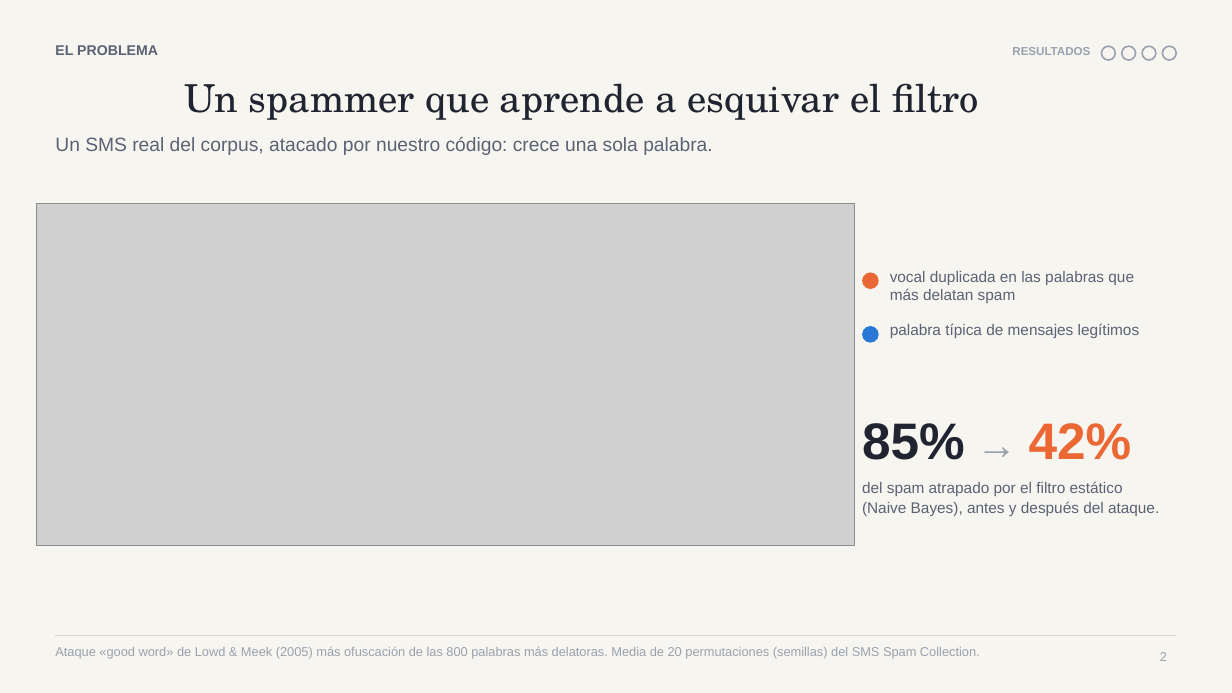
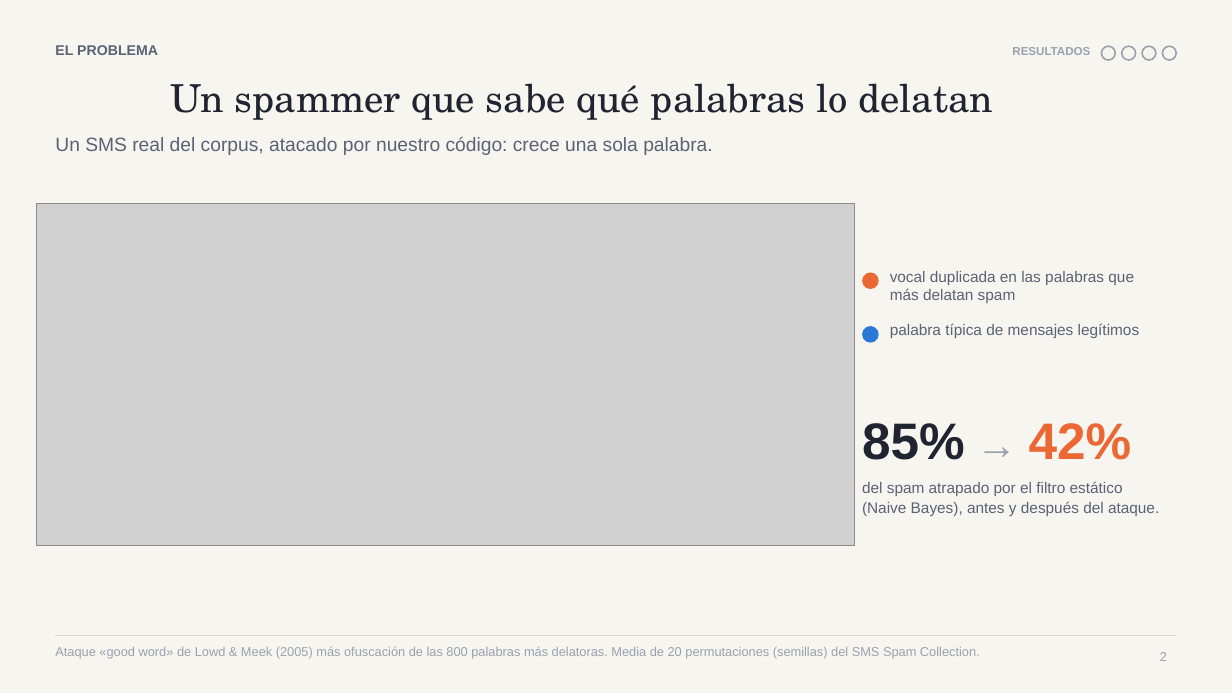
Before and after one commit to pmdiaz/spam-detection-hedge, a slide deck: slide 2 of presentacion/combinar_o_reentrenar v2.pptx. Drawn at 1232x693 pixels with LibreOffice and Linux fonts; fonts in the diff are those of the drawing; grey boxes stand for pictures. Boxes give left, top, right and bottom in pixels: in the first picture for what was removed or moved away, otherwise in the second. Text is boxed around its words. In the diff, an @@ line names an element or a change of style, - is before the commit and + after.

```diff
--- a/presentacion/combinar_o_reentrenar v2.pptx
+++ b/presentacion/combinar_o_reentrenar v2.pptx
@@ title at box(171, 83, 993, 120): text changed @@
-Un spammer que aprende a esquivar el filtro
+Un spammer que sabe qué palabras lo delatan
```
Also in this commit, not shown: 2 other slides changed, 1 slide added, 5 other files.
